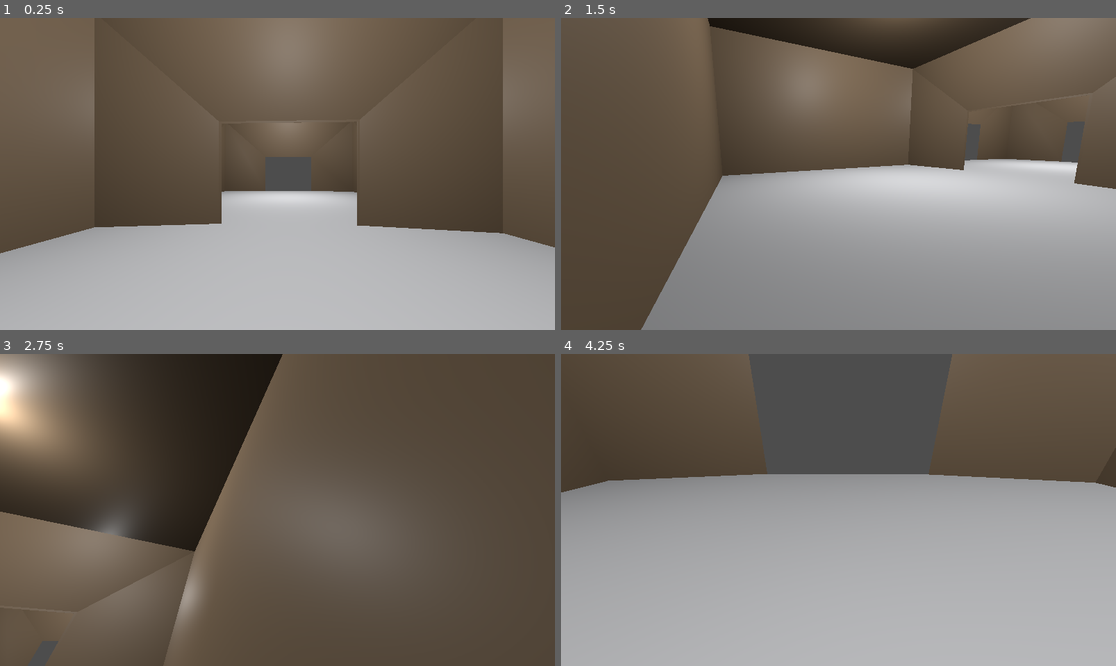
Above: before the commit, frames 1-4 (two rows, left to right).
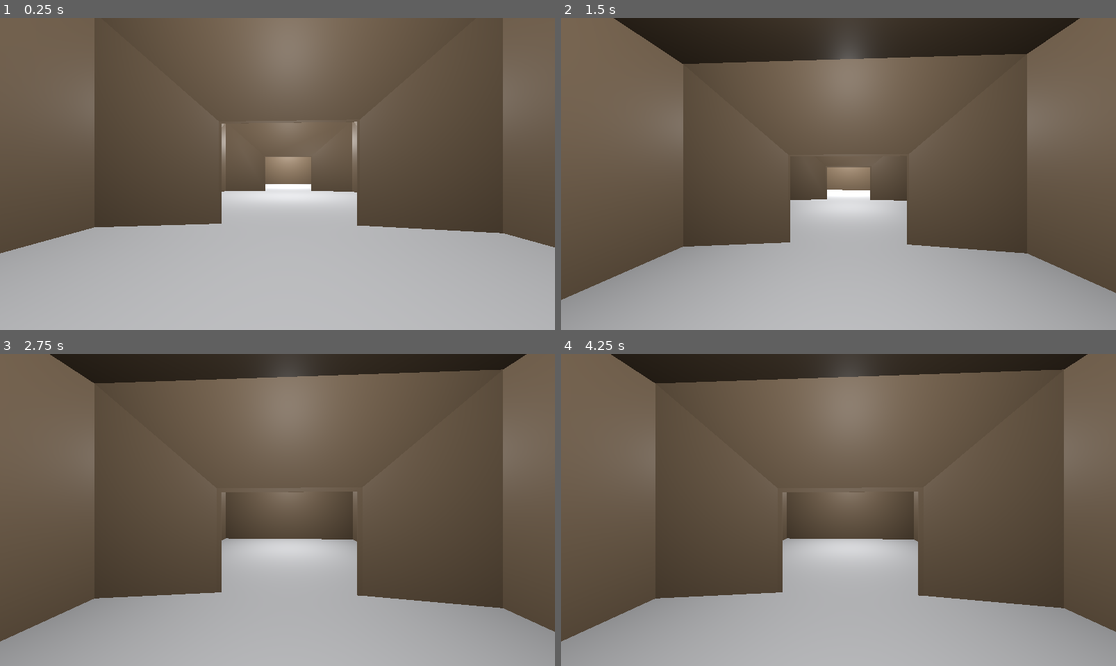
Above: after the commit, the same moments.

Repository: ThomasMcDonald904/Roguelike3DDust
Game: Godot game, scene res://world.tscn
Two runs of this game, one before a commit and one after it. Both use one fixed random seed, a clock stepped at 60 frames per second and the inputs below.
Inputs (mouse positions are in pixels of both pictures, inside the frame that each line leads up to):
- Up to frame 1 (0.25 s): no input
- Up to frame 2 (1.5 s): tap Enter (ui_accept) at 0.5, 0.77 s; move the mouse to (960, 158) at 0.52 s; hold D (right) 0.53-1.28 s; hold Space 0.53-1.28 s; move the mouse to (727, 189) at 1.27 s; hold S (down) from 1.28 s (still down); tap Space at 1.35 s
- Up to frame 3 (2.75 s): tap Enter (ui_accept) at 1.52 s; move the mouse to (333, 441) at 2.02 s; release S (down) at 2.03 s; hold D (right) from 2.03 s (still down); hold Space from 2.03 s (still down)
- Up to frame 4 (4.25 s): move the mouse to (810, 572) at 2.77 s; release D (right) at 2.78 s; release Space at 2.78 s; hold W (up) 2.78-3.53 s; tap Space at 2.85 s; tap Enter (ui_accept) at 3.02, 3.77 s; move the mouse to (1005, 556) at 3.52 s; hold A (left) from 3.53 s (still down); hold Space from 3.53 s (still down)

The runs differ from the first frame. In frame 1, 1.6% of the frame differs, in the area x 39-65%, y 33-59%; in frame 2, 50%; in frame 3, 61%; in frame 4, 63%, in the area x 0-100%, y 0-100%.

Commit message:
beginning of generation goodness

Diff:
--- a/RoomSpawner.gd
+++ b/RoomSpawner.gd
@@ -6,30 +6,59 @@
 @onready var four_doors_room = preload("res://Rooms/four_sides.tscn")
 
 @onready var available_rooms = [one_door_room, two_doors_room, opposite_doors_room, four_doors_room]
-# Called when the node enters the scene tree for the first time.
+@onready var endcaps = [one_door_room]
+
+const MAX_ROOM_SPAWN = 6
+
 func _ready():
 	var initial_room = one_door_room.instantiate()
 	add_child(initial_room)
 	initial_room.set_global_position(Vector3(0,0,0))
-	spawnRoomToDoor(four_doors_room, 1, initial_room, 0)
-# Called every frame. 'delta' is the elapsed time since the previous frame.
+	var room_list = [initial_room]
+	var room_spawn_counter = 0
+	while room_list.is_empty() == false:
+		for room in room_list:
+			var room_door_count = room.get_node("DoorPositions").get_child_count()
+			for door_index in range(room_door_count):
+				var chosen_room = available_rooms[randi_range(0, 3)]
+				chosen_room = chosen_room.instantiate()
+				var spawned_room = spawnRoomToDoor(chosen_room, randi_range(0, chosen_room.get_node("DoorPositions").get_child_count() - 1), room, door_index )
+				if spawned_room not in endcaps:
+					room_list.append(spawned_room)
+				room_spawn_counter += 1
+			room_list.erase(room)
+			if room_spawn_counter >= MAX_ROOM_SPAWN:
+#				# Add endcaps
+#				for final_room in room_list:
+#					var final_room_door_count = room.get_node("DoorPositions").get_child_count()
+#					for final_door_index in range(final_room_door_count):
+#						var chosen_room = endcaps.pick_random()
+#						chosen_room = chosen_room.instantiate()
+#						spawnRoomToDoor(chosen_room, 0, final_room, final_door_index)
+				room_list = []
+				break
+
+
 func _process(delta):
-	pass
+	if Input.is_key_pressed(KEY_SPACE):
+		get_tree().reload_current_scene()
+
 
 func spawnRoomToDoor(room, room_door_index: int, mother_room, mother_room_door_index: int):
-	var room_instance = room.instantiate()
-	room_instance.set_global_position(Vector3(0,0,0))
-	add_child(room_instance)
-	var room_door = room_instance.get_node("DoorPositions").get_child(room_door_index)
+	room.set_global_position(Vector3(0,0,0))
+	add_child(room)
+	var room_door = room.get_node("DoorPositions").get_child(room_door_index)
 	var mother_room_door_position = mother_room.get_node("DoorPositions").get_child(mother_room_door_index).get_global_position()
 	var mother_room_door_rotation = mother_room.get_node("DoorPositions").get_child(mother_room_door_index).get_global_rotation()
 
 	var previous_room_rot = room_door.get_global_rotation()
 	room_door.set_global_rotation(mother_room_door_rotation + Vector3(0, deg_to_rad(180), 0))
 	var difference_of_rot = room_door.get_global_rotation() - previous_room_rot
-	room_instance.set_global_rotation(room_instance.get_global_rotation() + difference_of_rot)
+	room.set_global_rotation(room.get_global_rotation() + difference_of_rot)
 
 	var previous_room_pos = room_door.get_global_position()
 	room_door.set_global_position(mother_room_door_position)
 	var difference_of_pos = room_door.get_global_position() - previous_room_pos
-	room_instance.set_global_position(room_instance.get_global_position() + difference_of_pos)
+	room.set_global_position(room.get_global_position() + difference_of_pos)
+
+	return room
--- a/Rooms/one_door.tscn
+++ b/Rooms/one_door.tscn
@@ -72,7 +72,7 @@
 [sub_resource type="BoxShape3D" id="BoxShape3D_pnl8p"]
 size = Vector3(0.1, 1.99802, 3.56583)
 
-[node name="OneDoor" type="StaticBody3D"]
+[node name="OneDoor" type="StaticBody3D" groups=["endcap"]]
 
 [node name="OneDoor" type="MeshInstance3D" parent="."]
 transform = Transform3D(2, 0, 0, 0, 0.191806, 0, 0, 0, 2, 0, 0, 0)
--- a/world.tscn
+++ b/world.tscn
@@ -10,3 +10,7 @@
 
 [node name="Player" parent="." instance=ExtResource("2_u4rf6")]
 transform = Transform3D(-0.99863, 0, -0.052336, 0, 1, 0, 0.052336, 0, -0.99863, 0, 1.01504, 0)
+
+[node name="Camera3D" type="Camera3D" parent="."]
+transform = Transform3D(1, 0, 0, 0, -0.0895723, 0.99598, 0, -0.99598, -0.0895723, 0, 20.4668, 1.29087)
+fov = 96.2
